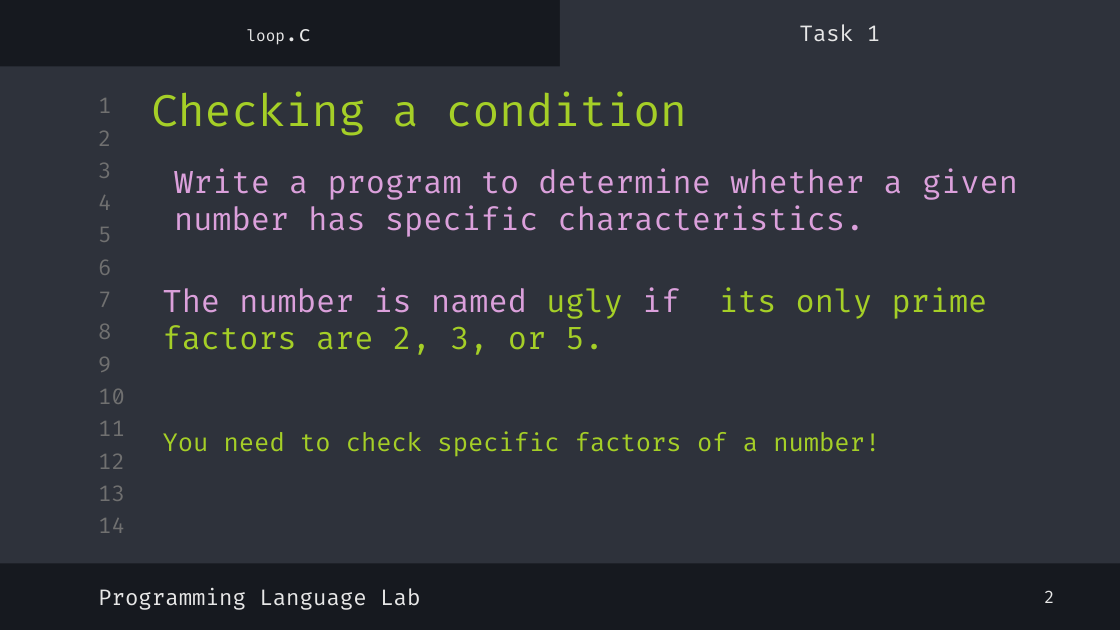
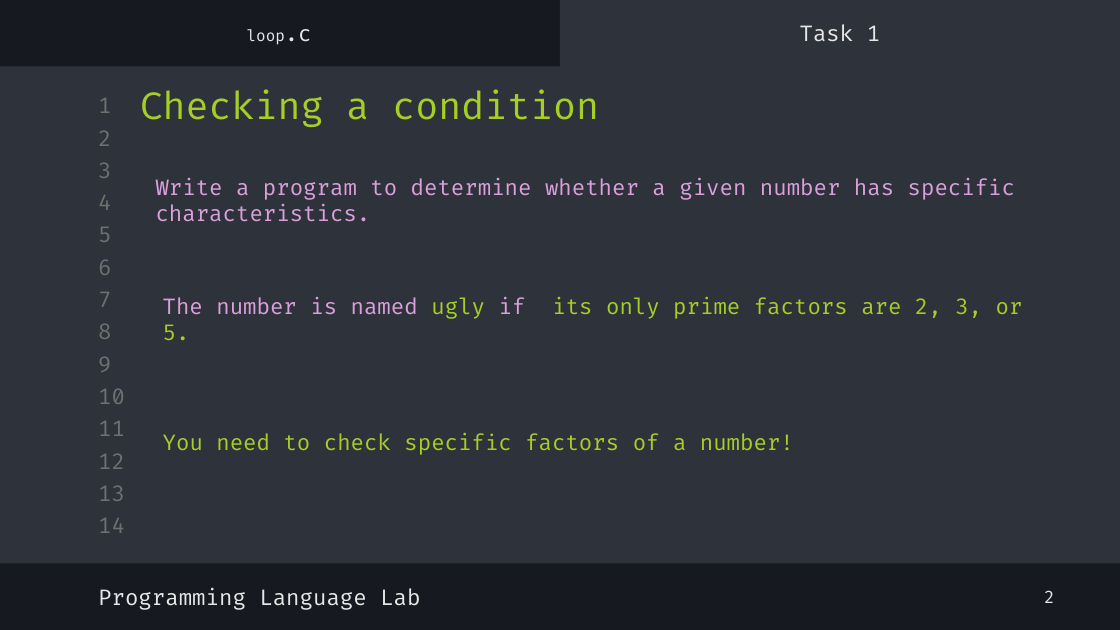
Before and after one commit to shayan-naghizadeh/C-Lab-AUT, a slide deck: slide 4 of slides/5.Loop/Loop.pptx. Drawn at 1120x630 pixels with LibreOffice and Linux fonts; fonts in the diff are those of the drawing. Boxes give left, top, right and bottom in pixels: in the first picture for what was removed or moved away, otherwise in the second. Text is boxed around its words. In the diff, an @@ line names an element or a change of style, - is before the commit and + after.

```diff
--- a/slides/5.Loop/Loop.pptx
+++ b/slides/5.Loop/Loop.pptx
@@ title "Checking a condition": place and size @@
-title "Checking a condition" at box(151, 91, 687, 136)
+title "Checking a condition" at box(140, 89, 599, 127)
@@ title "Checking a condition" at box(140, 89, 599, 127): size 28 to 24 pt @@
@@ text "Write a program to determine ..." at box(156, 178, 1015, 222): size 20 to 14 pt @@
@@ text "Write a program to determine ...": place and size @@
-text "Write a program to determine ..." at box(174, 168, 1018, 237)
+text "Write a program to determine ..." at box(156, 178, 1015, 222)
@@ text "The number is named ugly ..." at box(163, 297, 1023, 319): size 20 to 14 pt @@
@@ text "You need to check specific ..." at box(163, 433, 794, 455): size 16 to 14 pt @@
```
Also in this commit, not shown: 4 other slides changed, 3 other files.
